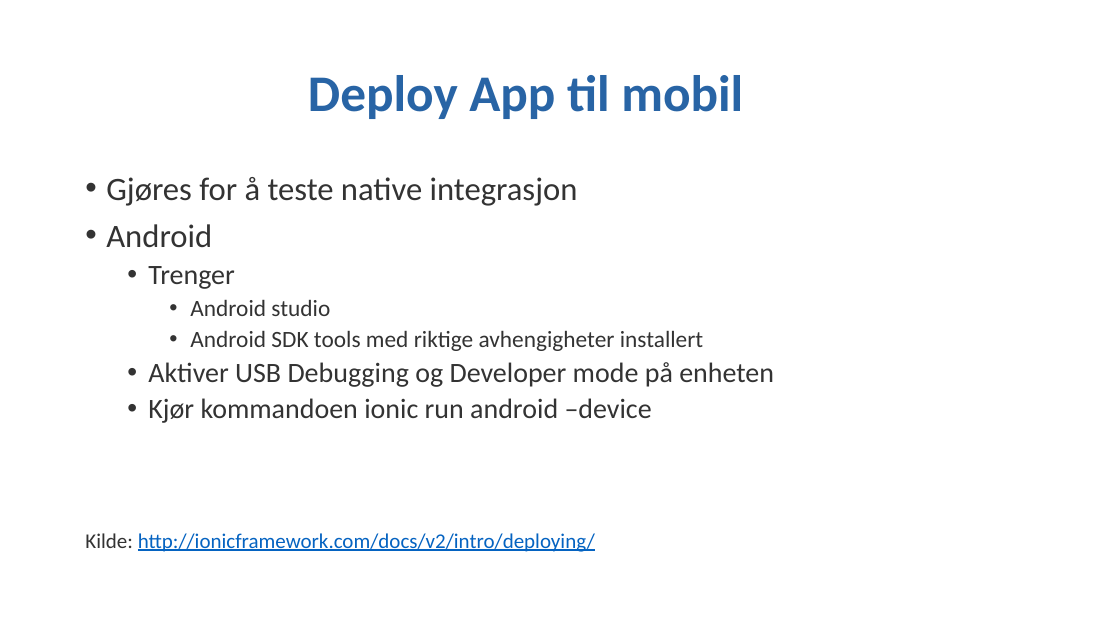
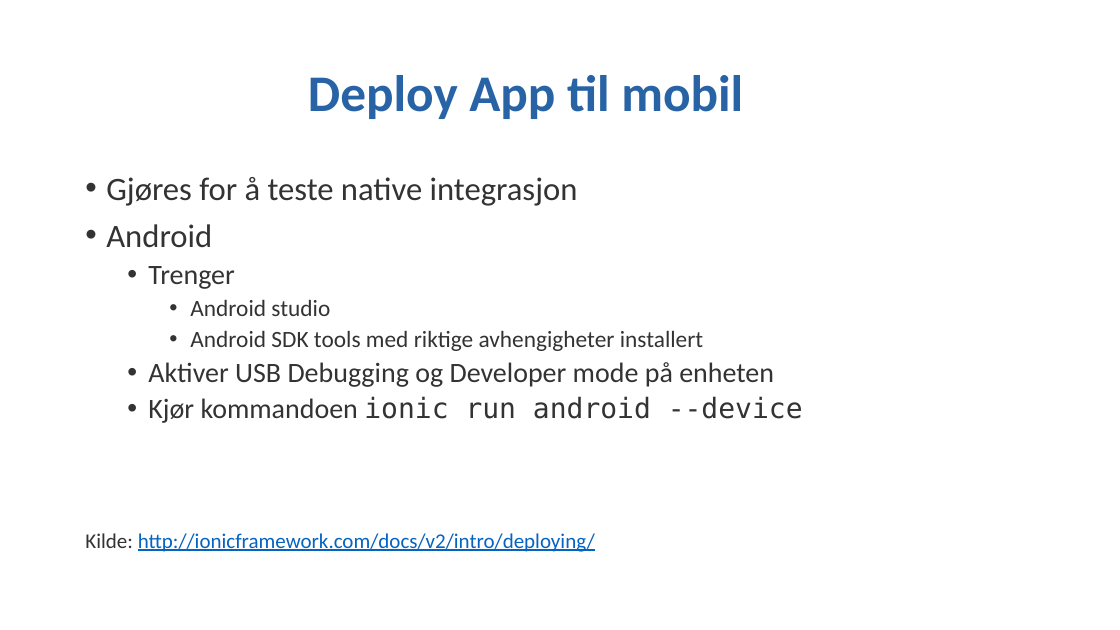
Before and after one commit to stiasta/foredrag, a slide deck: slide 24 of Ionic 2 workshop/Ionic 2 workshop.pptx (slide 22 before the commit). Drawn at 1120x630 pixels with LibreOffice and Linux fonts; fonts in the diff are those of the drawing; background and template pictures are left out. Boxes give left, top, right and bottom in pixels: in the first picture for what was removed or moved away, otherwise in the second. Text is boxed around its words. In the diff, an @@ line names an element or a change of style, - is before the commit and + after.

```diff
--- a/Ionic 2 workshop/Ionic 2 workshop.pptx
+++ b/Ionic 2 workshop/Ionic 2 workshop.pptx
@@ text at box(148, 396, 803, 423): text changed; font Calibri to DejaVu Sans Mono @@
-  • Kjør kommandoen ionic run android –device
+  • Kjør kommandoen ionic run android --device
```
Also in this commit, not shown: 12 other slides changed, 2 slides added, 2 other files.
